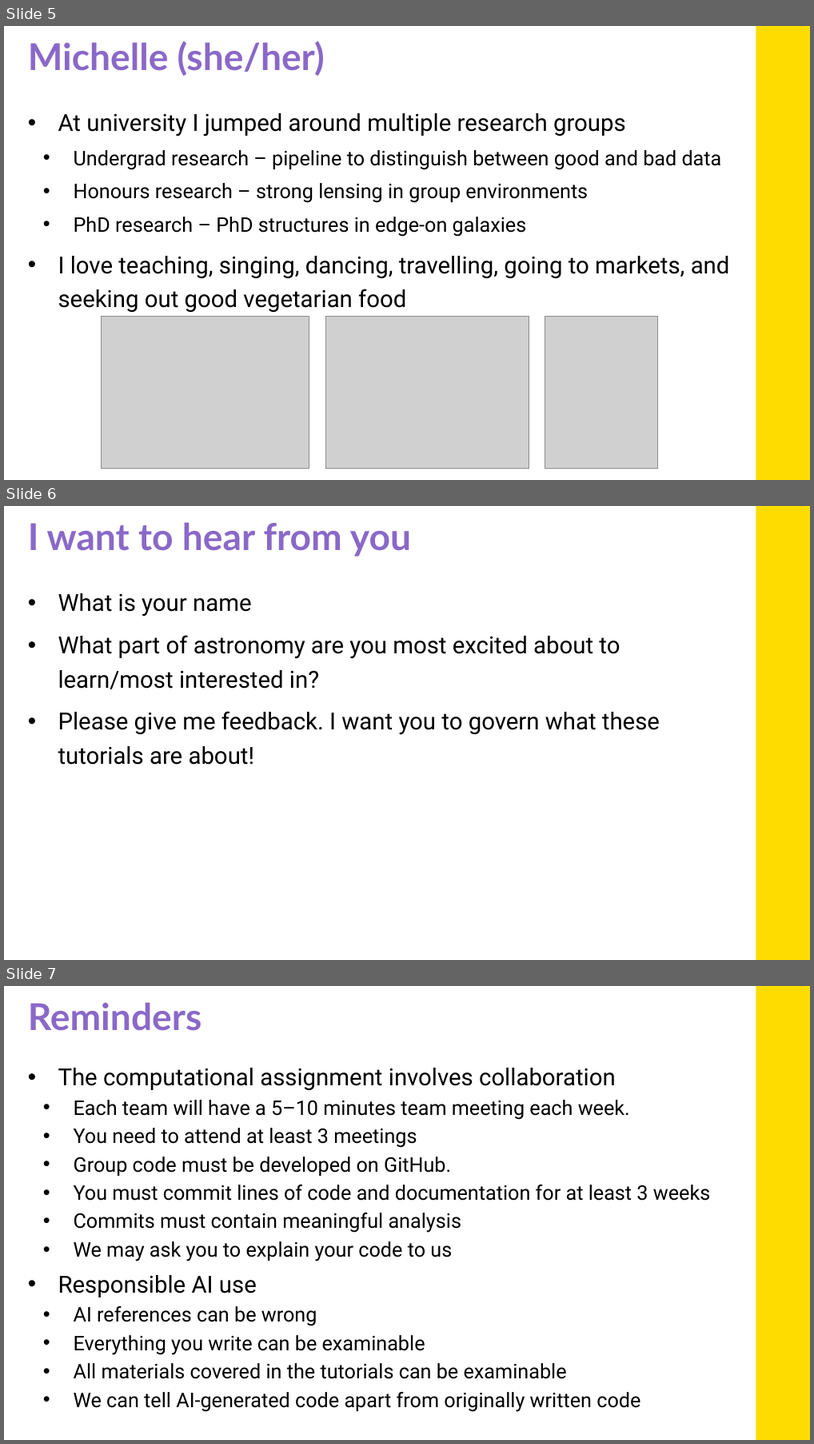
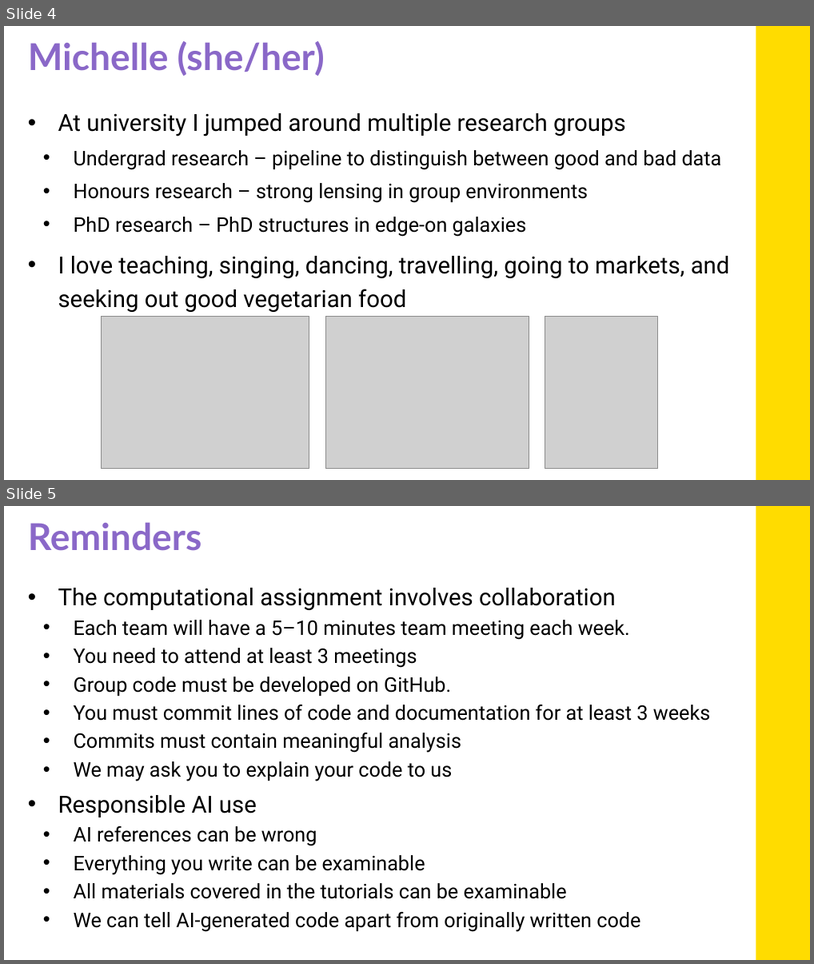
Before and after one commit to mithebell/PHYS3116_2026T3, a slide deck: Week 1/wk1_PHYS3116_2026T3_spotted_python_slides.pptx. Shown one above the other, each under a label of ours: slides 5, 6 and 7 before the commit, slides 4 and 5 after it. The pictures are 814x1444 and 814x964 pixels, drawn with LibreOffice and Linux fonts; fonts in the diff are those of the drawing; grey boxes stand for pictures; background and template pictures are left out. Boxes give left, top, right and bottom in pixels: in the first picture for what was removed or moved away, otherwise in the second. Text is boxed around its words. In the diff, an @@ line names an element or a change of style, - is before the commit and + after.

```diff
--- a/Week 1/wk1_PHYS3116_2026T3_spotted_python_slides.pptx
+++ b/Week 1/wk1_PHYS3116_2026T3_spotted_python_slides.pptx
@@ slide 6 removed at [4,506,810,960], background #FFFFFF; not listed: 1 template element that a slide beside it also shows @@
@@ title removed at [28,522,411,556] @@
-I want to hear from you
@@ text removed at [58,593,660,764] @@
-• What is your name
-• What part of astronomy are you most excited about to learn/most interested in?
-• Please give me feedback. I want you to govern what these tutorials are about!
@@ what was slide 5 is now slide 4 @@
@@ what was slide 7 is now slide 5 @@
```
Also in this commit, not shown: 2 slides changed, 1 other slide removed, 1 other file.
